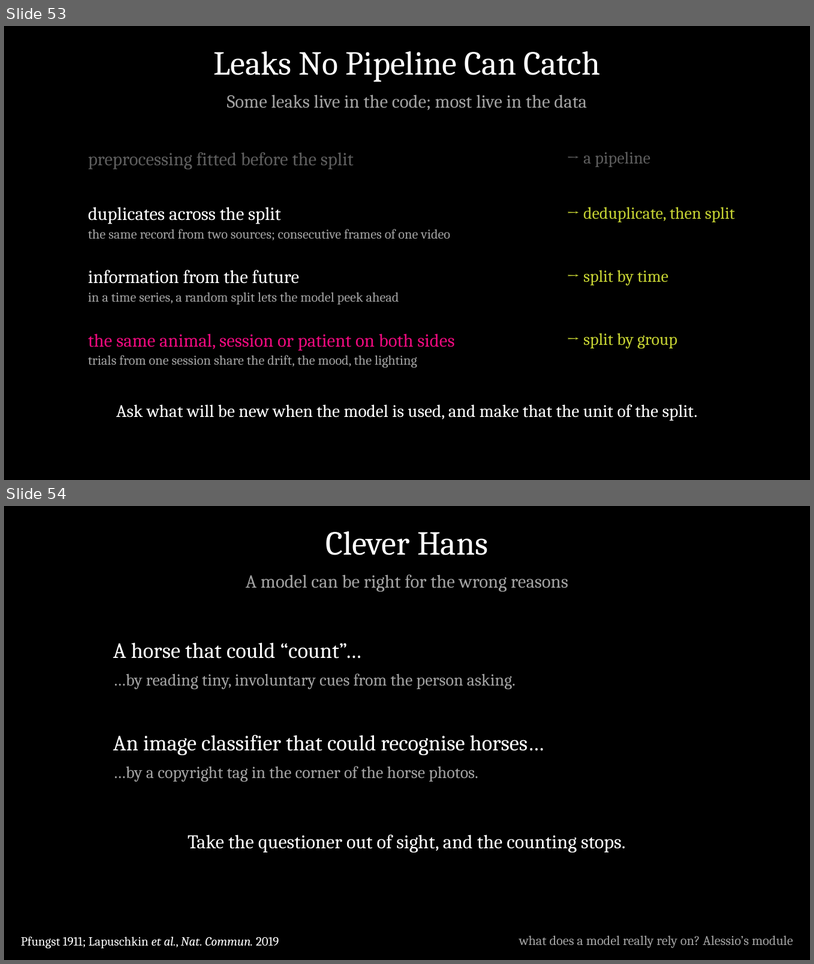
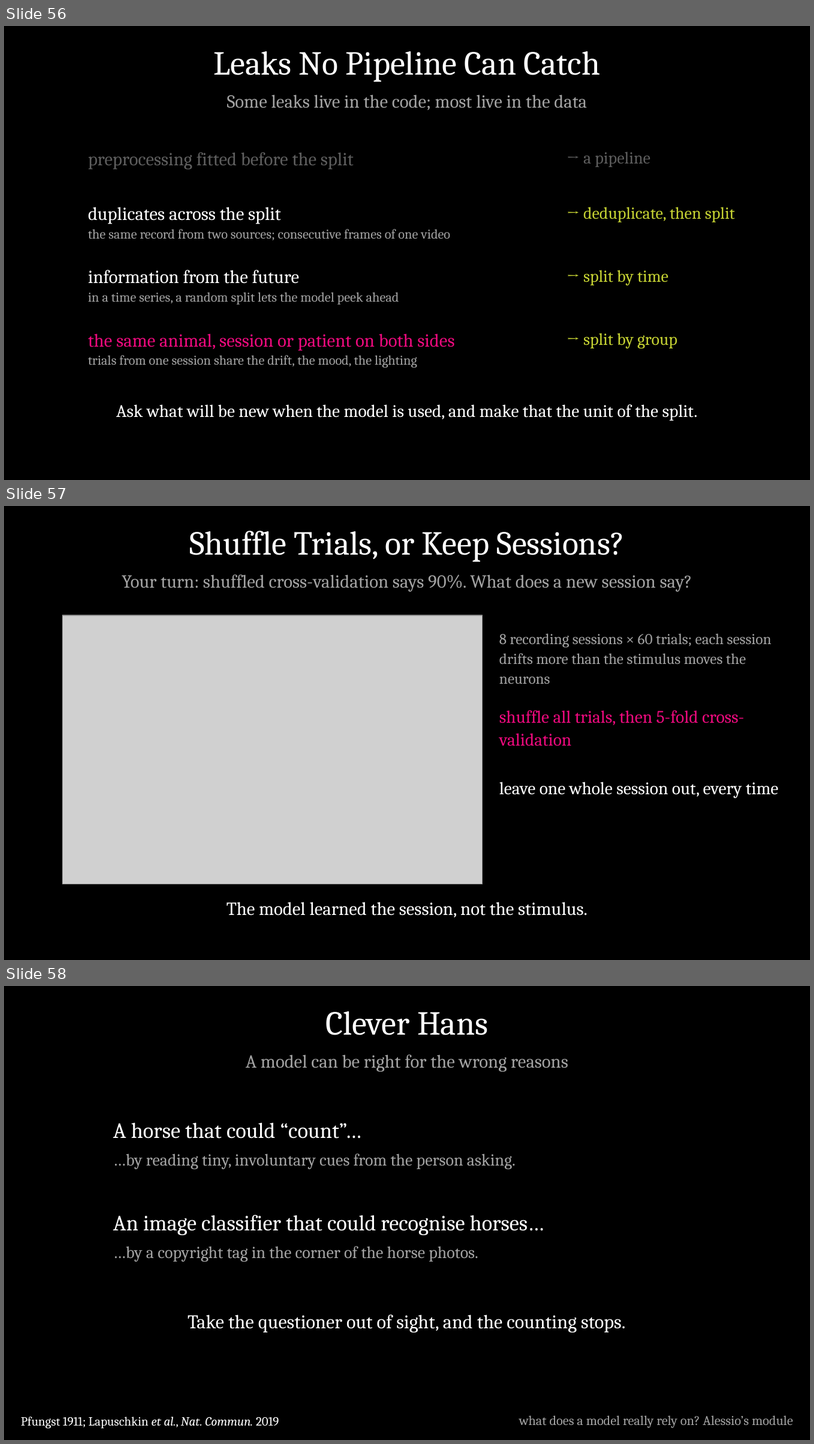
Before and after one commit to myscience/intro-ml-mdmc-2026, a slide deck: slides/Day2_Not_Fooling_Yourself.pptx. Shown one above the other, each under a label of ours: slides 53 and 54 before the commit, slides 56, 57 and 58 after it. The pictures are 814x964 and 814x1444 pixels, drawn with LibreOffice and Linux fonts; fonts in the diff are those of the drawing; grey boxes stand for pictures. Boxes give left, top, right and bottom in pixels: in the first picture for what was removed or moved away, otherwise in the second. Text is boxed around its words. In the diff, an @@ line names an element or a change of style, - is before the commit and + after.

```diff
--- a/slides/Day2_Not_Fooling_Yourself.pptx
+++ b/slides/Day2_Not_Fooling_Yourself.pptx
@@ slide 57 added at [4,506,810,960], background #000000 @@
@@ title added at [189,531,625,562], 40 pt, text #FFFFFF @@
+Shuffle Trials, or Keep Sessions?
@@ text added at [122,574,693,592], 22 pt, text #A3A3A3 @@
+Your turn: shuffled cross-validation says 90%. What does a new session say?
@@ picture added at [63,615,483,884] @@
@@ text added at [500,633,772,684], 18 pt, text #A3A3A3 @@
+8 recording sessions × 60 trials; each session drifts more than the stimulus moves the neurons
@@ text added at [500,710,744,746], 21 pt, text #EE0A7E @@
+shuffle all trials, then 5-fold cross-validation
@@ text added at [500,781,779,798], 21 pt, text #FFFFFF @@
+leave one whole session out, every time
@@ text added at [227,901,588,917], 22 pt, text #FFFFFF @@
+The model learned the session, not the stimulus.
@@ what was slide 53 is now slide 56 @@
@@ what was slide 54 is now slide 58 @@
```
Also in this commit, not shown: 6 slides changed, 3 other slides added, 1 other file.
